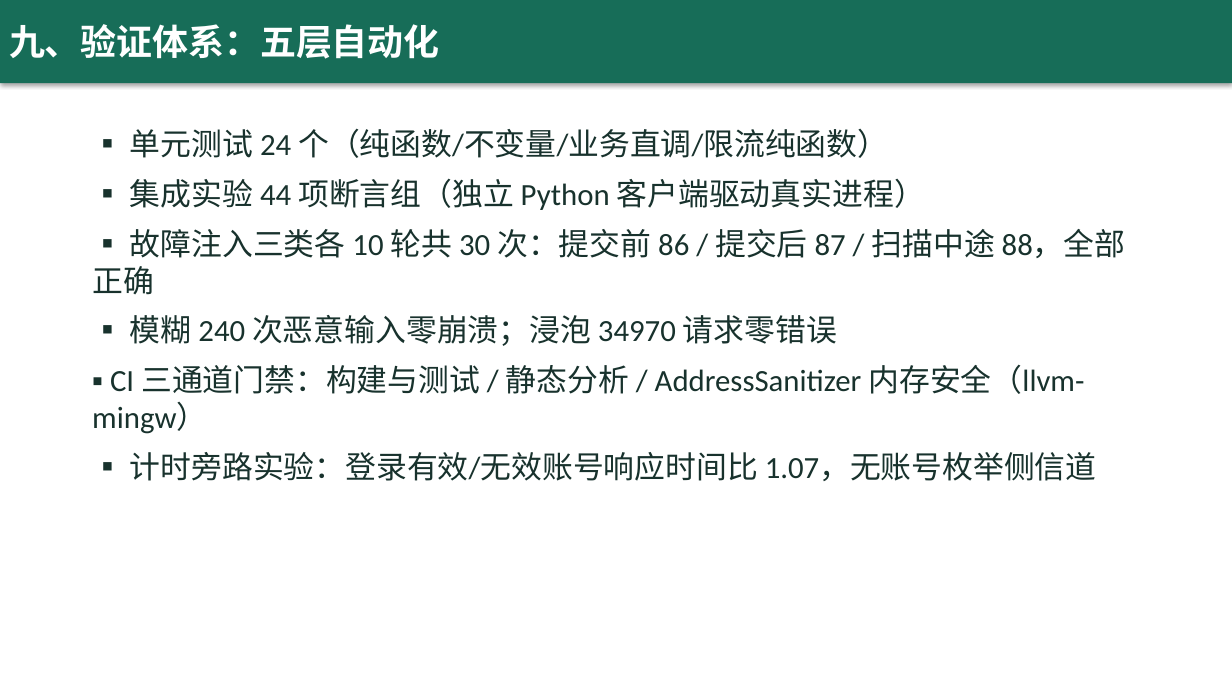
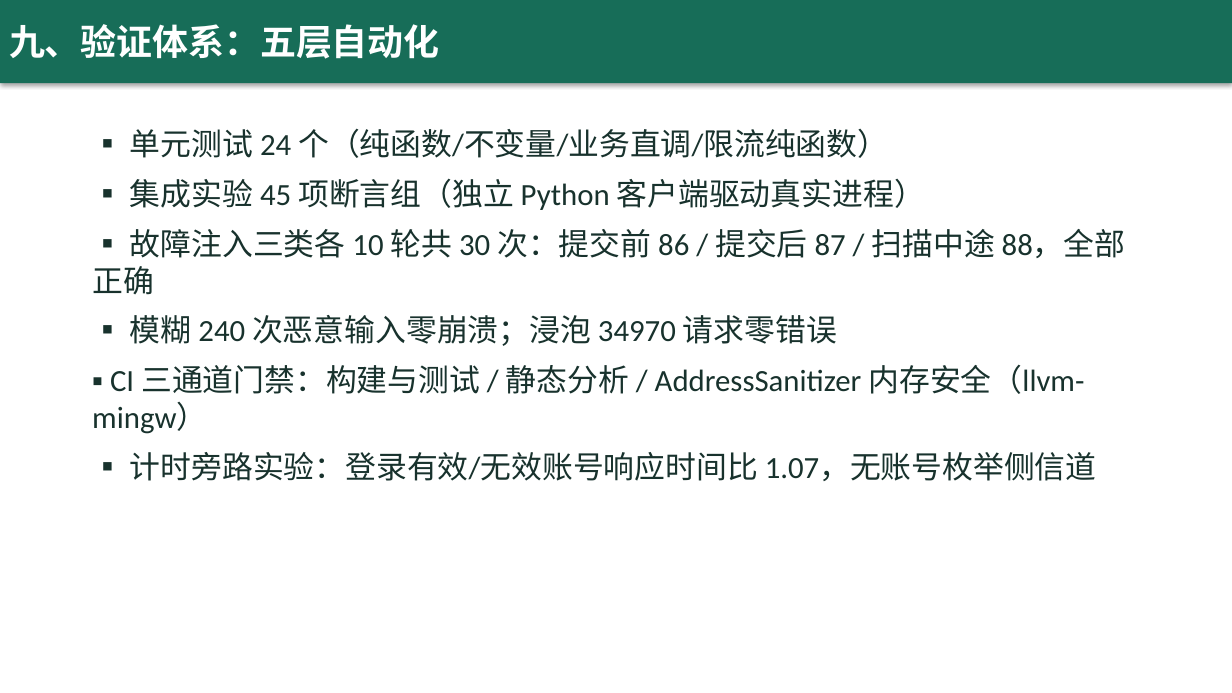
Before and after one commit to yq6666-66/lab-booking-system, a slide deck: slide 10 of docs/thesis/答辩演示.pptx. Drawn at 1232x693 pixels with LibreOffice and Linux fonts; fonts in the diff are those of the drawing. Boxes give left, top, right and bottom in pixels: in the first picture for what was removed or moved away, otherwise in the second. Text is boxed around its words. In the diff, an @@ line names an element or a change of style, - is before the commit and + after.

```diff
--- a/docs/thesis/答辩演示.pptx
+++ b/docs/thesis/答辩演示.pptx
@@ text at (130, 179, 925, 210): text changed @@
-▪ 集成实验 44 项断言组（独立 Python 客户端驱动真实进程）
+▪ 集成实验 45 项断言组（独立 Python 客户端驱动真实进程）
```
Also in this commit, not shown: 3 other slides changed, 19 other files.
